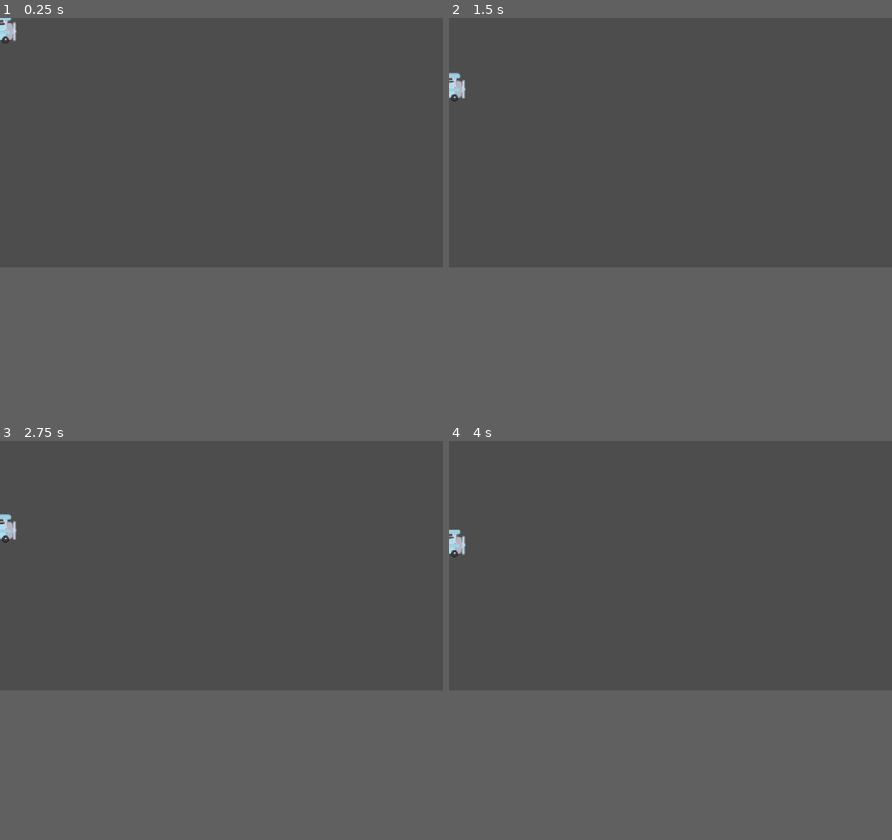
Above: before the commit, frames 1-4 (two rows, left to right).
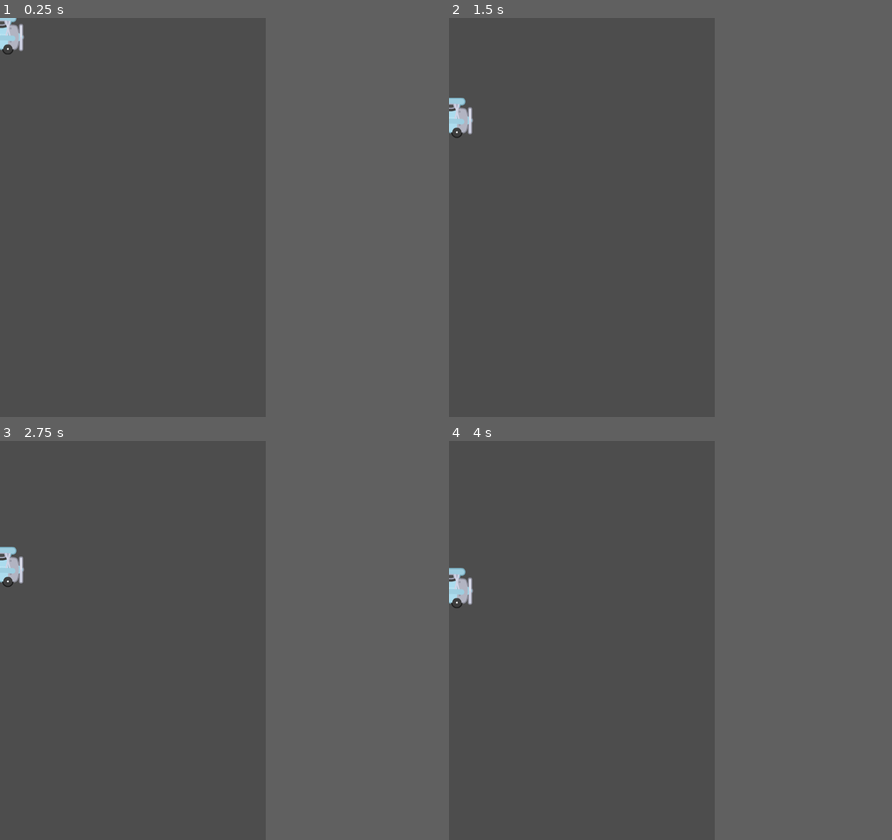
Above: after the commit, the same moments.

Repository: mrtk-gelo/GAMDES1_Marteja_Karl
Game: Godot game, scene res://player.tscn
Two runs of this game, one before a commit and one after it. Both use one fixed random seed, a clock stepped at 60 frames per second and the inputs below.
Inputs:
- Up to frame 1 (0.25 s): no input
- Up to frame 2 (1.5 s): tap Space (flap) at 0.77, 1.07 s
- Up to frame 3 (2.75 s): tap Space (flap) at 1.52, 1.82 s
- Up to frame 4 (4 s): tap Space (flap) at 3.02, 3.32, 3.77 s
In our replay, the window is 800x450 before the commit and 480x720 after it. These sizes can differ from the game's own. Grey fills any space a smaller window leaves; there, only what the larger window draws over its background counts as a difference.

The runs differ from the first frame. In frame 1, 0.3% of the frame differs, in the area x 0-6%, y 0-10%; in frame 2, 0.6%; in frame 3, 0.6%; in frame 4, 0.6%, in the area x 0-6%, y 22-42%.

Commit message:
Part 3: Pipe pair scene with hit and scored signals

Diff:
--- /dev/null
+++ b/flappy-bird/pipe_pair.gd
@@ -0,0 +1,24 @@
+extends Node2D
+
+signal hit
+signal scored
+
+const SPEED = 150.0
+
+
+func _process(delta):
+	position.x -= SPEED * delta
+	if position.x < -100:
+		queue_free()
+
+
+func _on_top_pipe_body_entered(body):
+	hit.emit()
+
+
+func _on_bottom_pipe_body_entered(body):
+	hit.emit()
+
+
+func _on_score_zone_body_entered(body):
+	scored.emit()
--- /dev/null
+++ b/flappy-bird/pipe_pair.tscn
@@ -0,0 +1,46 @@
+[gd_scene format=3 uid="uid://bknfwfk8iua0a"]
+
+[ext_resource type="Script" uid="uid://cpjbqar2ygean" path="res://pipe_pair.gd" id="1_bec1m"]
+[ext_resource type="Texture2D" uid="uid://um3e30gw7jy3" path="res://assets/PNG/rockDown.png" id="2_nuf67"]
+[ext_resource type="Texture2D" uid="uid://c4psg4mlwvgyj" path="res://assets/PNG/rock.png" id="3_yegdb"]
+
+[sub_resource type="RectangleShape2D" id="RectangleShape2D_cnjwc"]
+size = Vector2(104, 237)
+
+[sub_resource type="RectangleShape2D" id="RectangleShape2D_qef7r"]
+size = Vector2(107, 236)
+
+[sub_resource type="RectangleShape2D" id="RectangleShape2D_e00g0"]
+size = Vector2(10, 180)
+
+[node name="PipePair" type="Node2D" unique_id=1767439320]
+script = ExtResource("1_bec1m")
+
+[node name="TopPipe" type="Area2D" parent="." unique_id=1639270667]
+position = Vector2(0, -210)
+
+[node name="Sprite2D" type="Sprite2D" parent="TopPipe" unique_id=1119016980]
+texture = ExtResource("2_nuf67")
+
+[node name="CollisionShape2D" type="CollisionShape2D" parent="TopPipe" unique_id=1906955576]
+position = Vector2(1, -1.5)
+shape = SubResource("RectangleShape2D_cnjwc")
+
+[node name="BottomPipe" type="Area2D" parent="." unique_id=1323221846]
+position = Vector2(0, 210)
+
+[node name="Sprite2D" type="Sprite2D" parent="BottomPipe" unique_id=184793172]
+texture = ExtResource("3_yegdb")
+
+[node name="CollisionShape2D" type="CollisionShape2D" parent="BottomPipe" unique_id=1077827478]
+position = Vector2(-0.5, 0)
+shape = SubResource("RectangleShape2D_qef7r")
+
+[node name="ScoreZone" type="Area2D" parent="." unique_id=941358501]
+
+[node name="CollisionShape2D" type="CollisionShape2D" parent="ScoreZone" unique_id=1770960924]
+shape = SubResource("RectangleShape2D_e00g0")
+
+[connection signal="body_entered" from="TopPipe" to="." method="_on_top_pipe_body_entered"]
+[connection signal="body_entered" from="BottomPipe" to="." method="_on_bottom_pipe_body_entered"]
+[connection signal="body_entered" from="ScoreZone" to="." method="_on_score_zone_body_entered"]
--- a/flappy-bird/project.godot
+++ b/flappy-bird/project.godot
@@ -17,6 +17,8 @@
 
 [display]
 
+window/size/viewport_width=480
+window/size/viewport_height=720
 window/stretch/mode="canvas_items"
 window/stretch/aspect="expand"
 
Not shown, added: flappy-bird/pipe_pair.gd.uid
